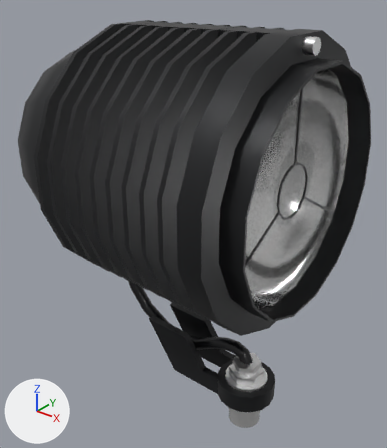
Renders of the Blender file Beleuchtung/Lampen/blender/8413.blend from each side of a commit.
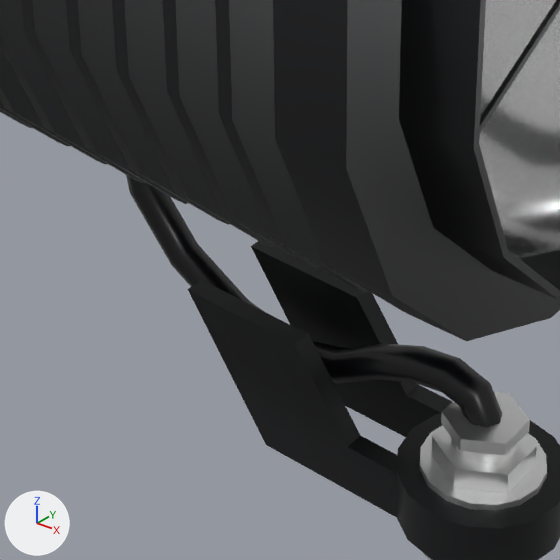
Each version is shown whole from a 50 mm lens placed at (0.1416, -0.2315, 0.259), pointed at (-0.0522, 0.0108, 0.1088), then close up on the part from 22% to 70% of the width and 50% to 91% of the height. The lights are fixed; the arrows at lower left show +X, +Y and +Z.

Script lines for the objects in view, before the commit:
```python
me_beziercurve_004 = bpy.data.meshes.new('BezierCurve.004')
me_beziercurve_004.from_pydata(...)  # 262 vertices, 520 faces; spans x -0.0258..0.0258, y -0.0188..0.0188, z -0.0258..0.0329
me_beziercurve_004.polygons.foreach_set('use_smooth', [True] * 520)
# faces by material slot: [488, 32]
me_beziercurve_004.materials.append(mat_graphitschwarz)  # picture img_ral_9011_graphitschwarz_jpg_001
me_beziercurve_004.materials.append(mat_metall)  # picture img_weiss_jpg
me_cube_004 = bpy.data.meshes.new('Cube.004')
me_cube_004.from_pydata(...)  # 24 vertices, 36 faces; spans x 0.0168..0.0177, y -0.0562..0.0562, z -0.0328..0.0645
me_cube_004.materials.append(mat_graphitschwarz)  # picture img_ral_9011_graphitschwarz_jpg_001
me_mesh = bpy.data.meshes.new('Mesh')
me_mesh.from_pydata(...)  # 24 vertices, 40 faces; spans x -0.0768..-0.0159, y -0.0133..0.0133, z -0.1471..-0.1143
me_mesh.polygons.foreach_set('use_smooth', [True] * 40)
me_mesh.materials.append(mat_graphitschwarz)  # picture img_ral_9011_graphitschwarz_jpg_001
ob_beziercurve_003 = bpy.data.objects.new('BezierCurve.003', me_beziercurve_004)
ob_beziercurve_003.location = (-0.0553, 0.0, 0.058)
ob_beziercurve_003.hide_render = True
ob_beziercurve_005 = bpy.data.objects.new('BezierCurve.005', me_mesh)
ob_beziercurve_005.location = (0.0045, 0.0, 0.1538)
ob_cube_002 = bpy.data.objects.new('Cube.002', me_cube_004)
ob_cube_002.location = (0.0045, 0.0, 0.1538)
ob_cube_002.rotation_euler = (2.094, 0.0, 0.0)  # degrees (120, 0, 0)
# also in view: 'BezierCurve.014' at (-0.007, 0.0, 0.1538); 'BezierCurve.012' at (-0.0505, 0.0, 0.0433); 'BezierCurve.006' at (0.0, 0.0, 0.0088); 'BezierCurve.008' at (0.0001, 0.0, 0.0266); 'BezierCurve.001' at (-0.0652, 0.0, 0.1538)
```
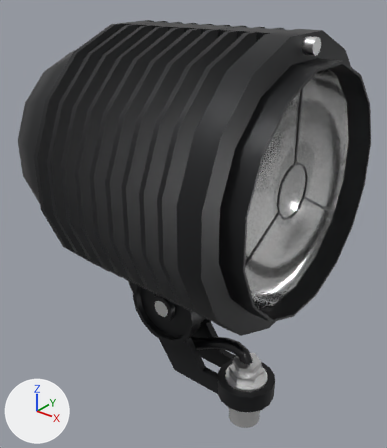
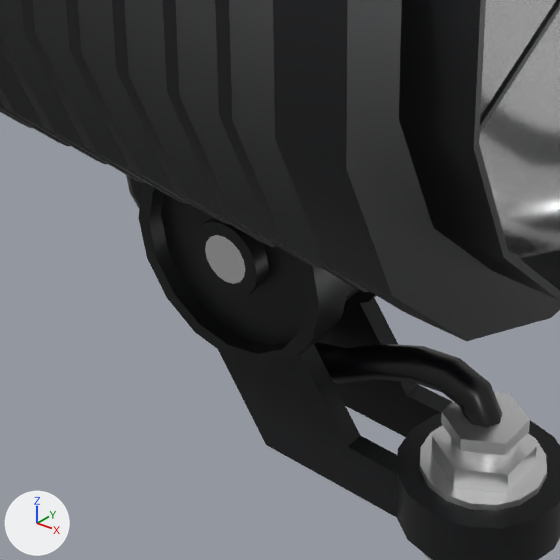
Location of each change, [x1, y1, x2, y2] in pixels of the close-ups (560 x 560 px):
'BezierCurve.003', shown (black): after [138, 183, 376, 367]

Edits to the bpy script that builds the scene:
```text
Change ob_beziercurve_003:
    remove ob_beziercurve_003.hide_render = True
```
